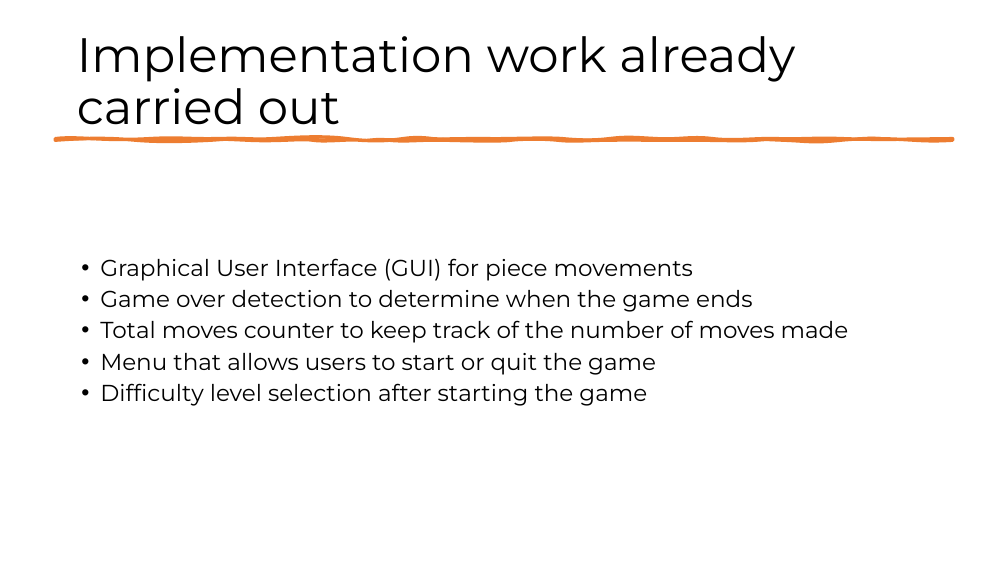
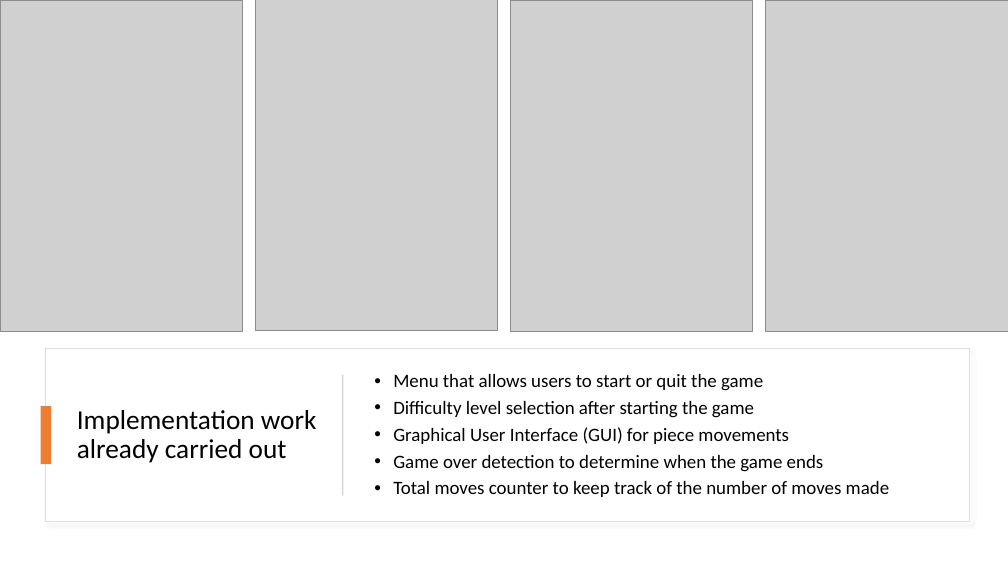
Before and after one commit to afs202005277/PuzzleSolverAI, a slide deck: slide 5 of Block Escape.pptx. Drawn at 1008x567 pixels with LibreOffice and Linux fonts; fonts in the diff are those of the drawing; grey boxes stand for pictures. Boxes give left, top, right and bottom in pixels: in the first picture for what was removed or moved away, otherwise in the second. Text is boxed around its words. In the diff, an @@ line names an element or a change of style, - is before the commit and + after.

Commit message:
Added some implementation images

```diff
--- a/Block Escape.pptx
+++ b/Block Escape.pptx
@@ picture added at <box>0,0,243,331</box> @@
@@ picture added at <box>255,0,498,330</box> @@
@@ picture added at <box>510,0,752,331</box> @@
@@ picture added at <box>765,0,1008,331</box> @@
@@ freeform shape removed at <box>55,138,953,140</box> @@
@@ rectangle added at <box>46,349,969,521</box>, fill #FFFFFF, outline #DEDEDE 1 pt @@
@@ text at <box>100,353,656,406</box>: paragraphs removed @@
-• Menu that allows users to start or quit the game
-• Difficulty level selection after starting the game
@@ title "Implementation work already carried out": place and size @@
-title "Implementation work already carried out" at <box>77,36,795,136</box>
+title "Implementation work already carried out" at <box>77,410,317,463</box>
@@ title "Implementation work already carried out" at <box>77,410,317,463</box>: size 46 to 26 pt, font Montserrat to Calibri @@
@@ rectangle added at <box>342,375,343,496</box>, fill #D5D5D5 @@
@@ text "Menu that allows users to ...": place and size @@
-text "Menu that allows users to ..." at <box>100,258,849,406</box>
+text "Menu that allows users to ..." at <box>393,374,889,497</box>
@@ text "Menu that allows users to ..." at <box>393,374,889,497</box>: vertical alignment top to middle @@
@@ text at <box>393,374,763,418</box>: paragraphs added @@
+• Menu that allows users to start or quit the game
+• Difficulty level selection after starting the game
@@ rectangle added at <box>41,406,51,464</box>, fill #ED7D31 @@
@@ text at <box>393,427,889,497</box>: size 22 to 18 pt, font Montserrat to Calibri in "Graphical User Interface (GUI) for piece movements", "Game over detection to determine when the ...", "Total moves counter to keep track of ..." @@
```
